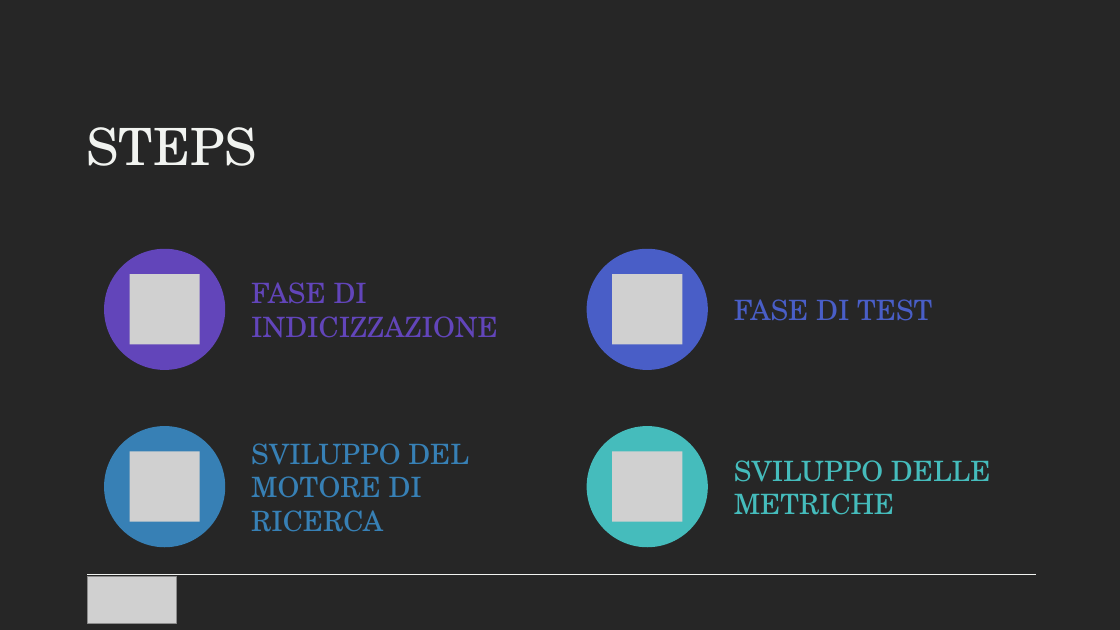
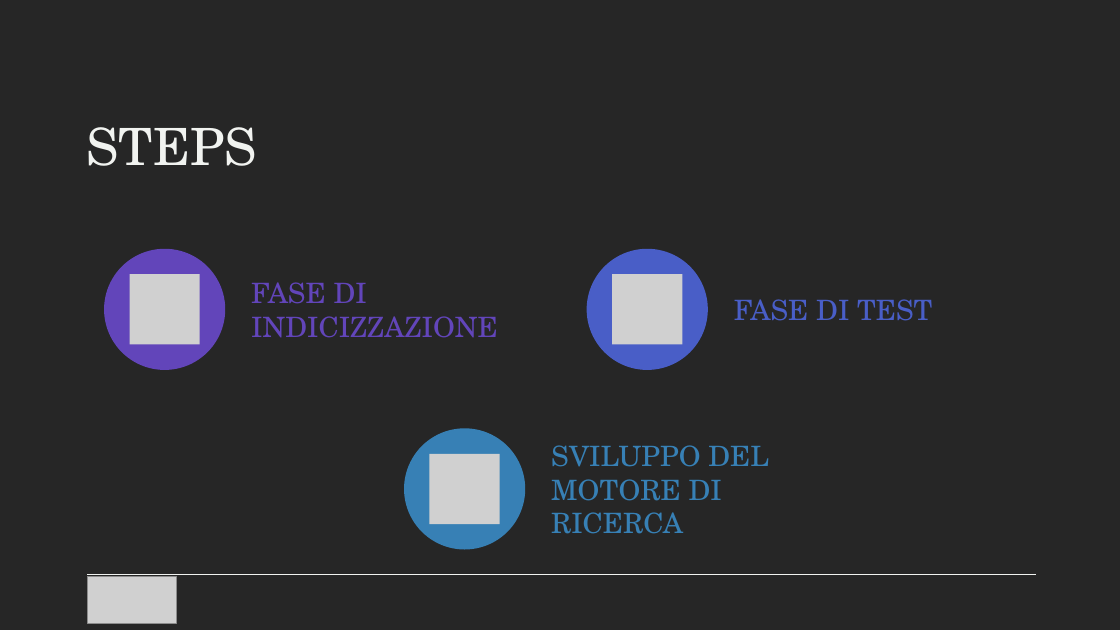
Before and after one commit to AntonioSouls/Data-Engineering-Projects, a slide deck: slide 4 of homework3/Presentazione HOMEWORK 3.pptx (slide 5 before the commit). Drawn at 1120x630 pixels with LibreOffice and Linux fonts; fonts in the diff are those of the drawing; grey boxes stand for pictures. Boxes give left, top, right and bottom in pixels: in the first picture for what was removed or moved away, otherwise in the second. Text is boxed around its words. In the diff, an @@ line names an element or a change of style, - is before the commit and + after.

```diff
--- a/homework3/Presentazione HOMEWORK 3.pptx
+++ b/homework3/Presentazione HOMEWORK 3.pptx
@@ 1 picture, 1 text, 1 ellipse: place and size @@
-1 picture, 1 text, 1 ellipse at (104,426,469,547)
+1 picture, 1 text, 1 ellipse at (404,429,769,549)
@@ ellipse removed at (586,426,707,547) @@
@@ ellipse added at (893,429,1014,549), fill #262626 @@
@@ picture removed at (613,451,683,522) @@
@@ text removed at (734,460,991,515) @@
-SVILUPPO DELLE METRICHE
@@ rectangle added at (919,454,990,524), fill #262626 @@
```
Also in this commit, not shown: 11 other slides changed, 5 slides added.
